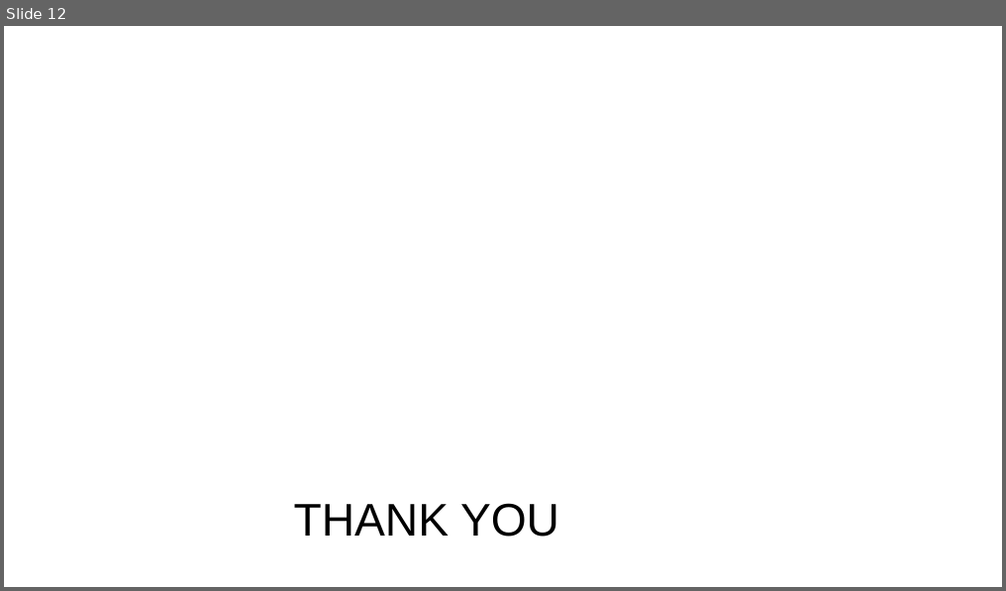
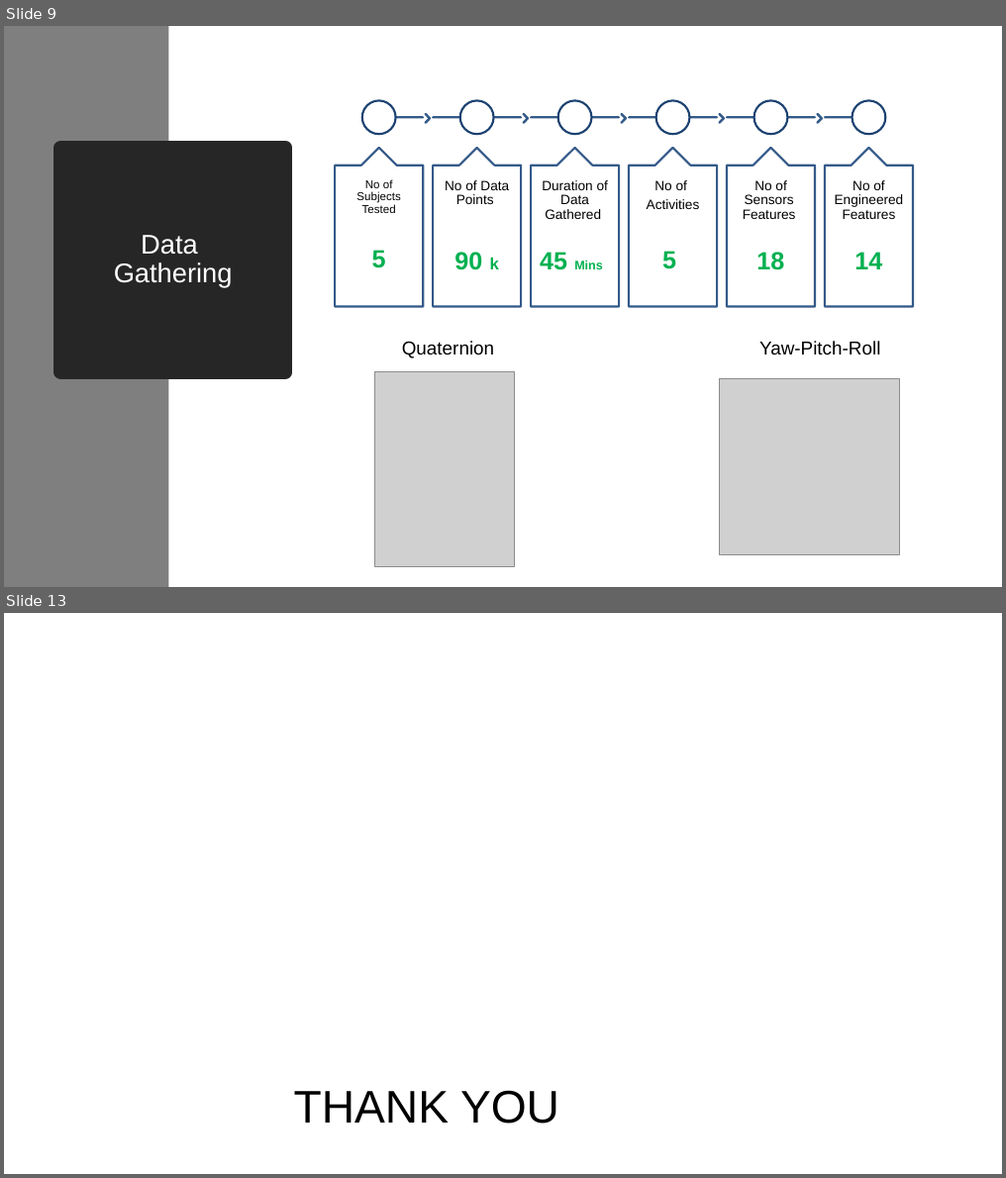
Before and after one commit to kennethrithvik/smart_knee_brace, a slide deck: docs/Smart Knee.pptx. Shown one above the other, each under a label of ours: slide 12 before the commit, slides 9 and 13 after it; the slides between them are not shown. The pictures are 1006x591 and 1006x1178 pixels, drawn with LibreOffice and Linux fonts; fonts in the diff are those of the drawing; grey boxes stand for pictures; background and template pictures are left out. Boxes give left, top, right and bottom in pixels: in the first picture for what was removed or moved away, otherwise in the second. Text is boxed around its words. In the diff, an @@ line names an element or a change of style, - is before the commit and + after.

```diff
--- a/docs/Smart Knee.pptx
+++ b/docs/Smart Knee.pptx
@@ slide 9 added at <box>4,26,1002,587</box>, background #FFFFFF @@
@@ rectangle added at <box>4,26,168,587</box>, fill #7F7F7F @@
@@ title added at <box>60,148,285,372</box>, fill #262626, outline #262626 13.75 pt, 26 pt, text #FFFFFF @@
+Data
+Gathering
@@ group added at <box>335,101,914,307</box>: 6 rectangles, 6 ellipses, 6 up arrow callouts, 6 texts, 5 chevrons @@
+No of Subjects Tested
+5
+No of Data Points
+90 k
+Duration of Data Gathered
+45 Mins
+No of
+Activities
+5
+No of Sensors Features
+18
+No of Engineered Features
+14
@@ text added at <box>402,341,494,359</box>, 18 pt, text #000000 @@
+Quaternion
@@ text added at <box>759,341,880,356</box>, 18 pt, text #000000 @@
+Yaw-Pitch-Roll
@@ picture added at <box>374,372,514,568</box> @@
@@ picture added at <box>720,379,900,556</box> @@
@@ what was slide 12 is now slide 13 @@
```
Also in this commit, not shown: 8 slides changed, 2 other slides added, 3 slides removed, 13 other files.
